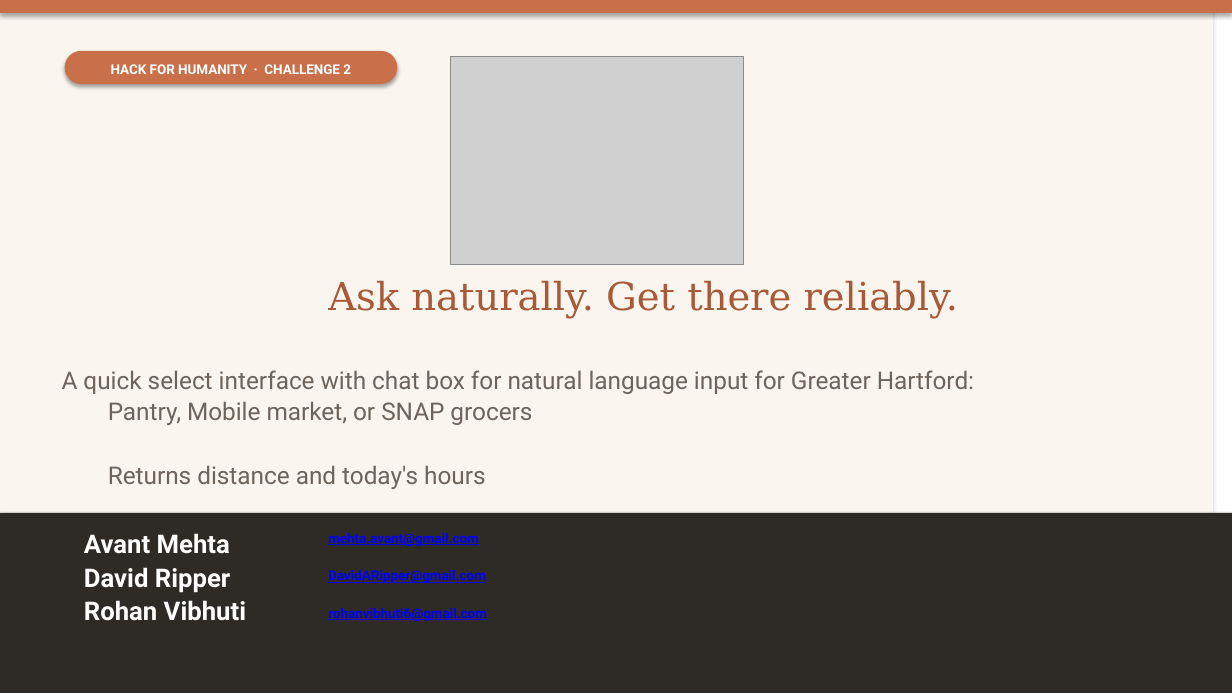
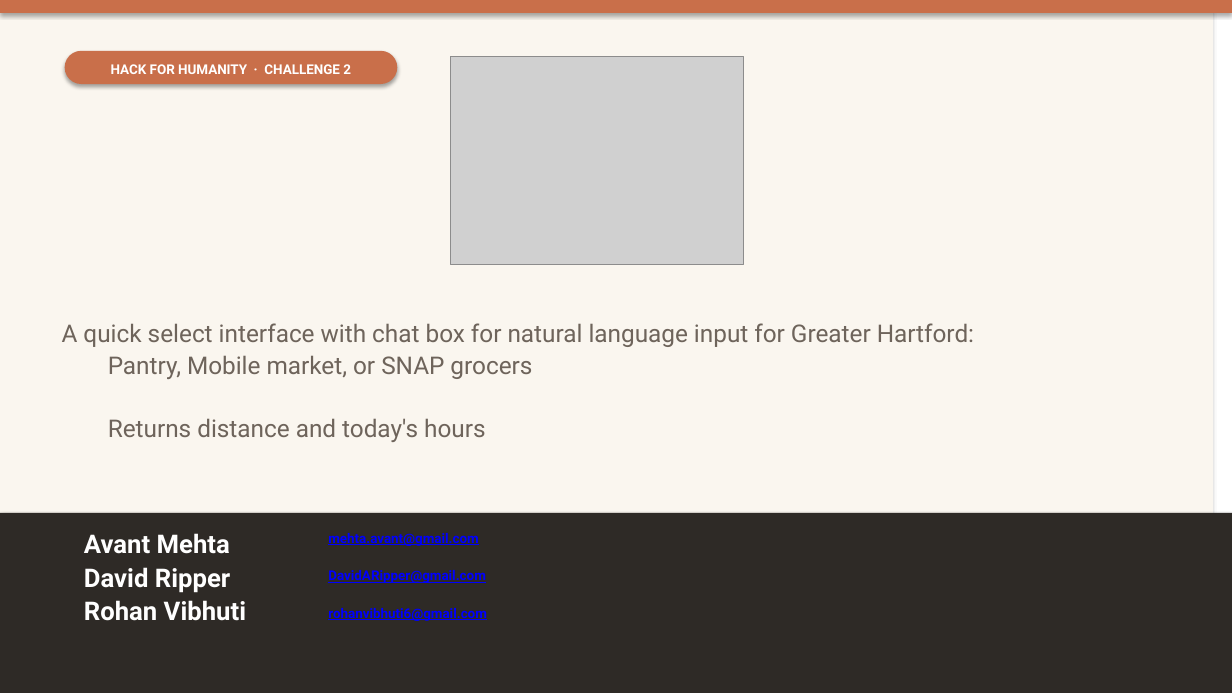
Before and after one commit to avantmehta/RAD, a slide deck: slide 1 of Modfied BurnsideAILabs_FoodAccess_Presentation.pptx. Drawn at 1232x693 pixels with LibreOffice and Linux fonts; fonts in the diff are those of the drawing; grey boxes stand for pictures. Boxes give left, top, right and bottom in pixels: in the first picture for what was removed or moved away, otherwise in the second. Text is boxed around its words. In the diff, an @@ line names an element or a change of style, - is before the commit and + after.

```diff
--- a/Modfied BurnsideAILabs_FoodAccess_Presentation.pptx
+++ b/Modfied BurnsideAILabs_FoodAccess_Presentation.pptx
@@ text removed at [328, 280, 958, 319] @@
-Ask naturally. Get there reliably.
@@ text "A quick select interface with ...": place and size @@
-text "A quick select interface with ..." at [62, 370, 974, 489]
+text "A quick select interface with ..." at [62, 323, 974, 442]
```
Also in this commit, not shown: 2 other slides changed, 3 other files.
